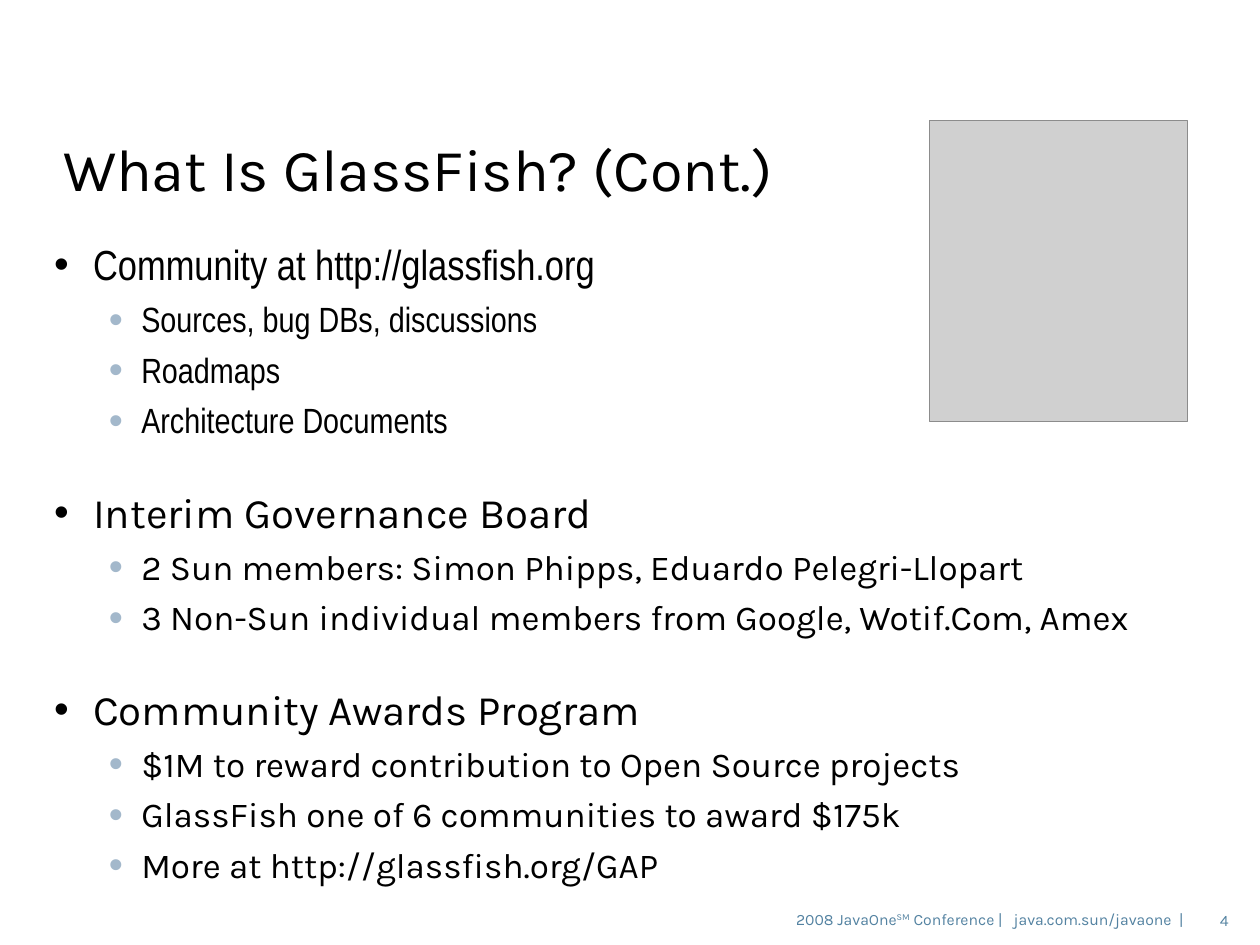
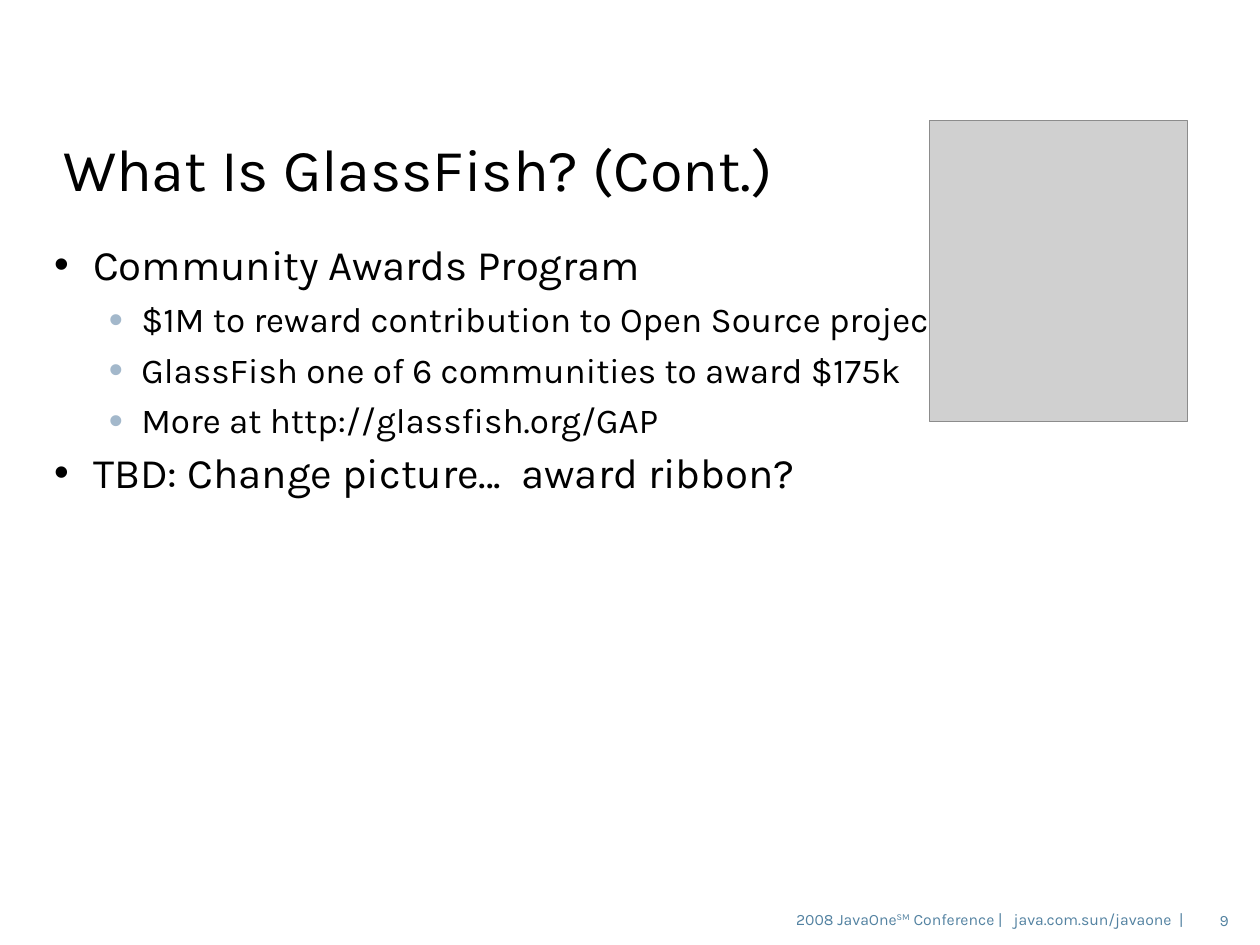
Before and after one commit to javaee/glassfish, a slide deck: slide 9 of v3/admingui/j1plugin/gfplugin/4520_gfplugin.odp (slide 4 before the commit). Drawn at 1260x945 pixels with LibreOffice and Linux fonts; fonts in the diff are those of the drawing; grey boxes stand for pictures; background and template pictures are left out. Boxes give left, top, right and bottom in pixels: in the first picture for what was removed or moved away, otherwise in the second. Text is boxed around its words. In the diff, an @@ line names an element or a change of style, - is before the commit and + after.

```diff
--- a/v3/admingui/j1plugin/gfplugin/4520_gfplugin.odp
+++ b/v3/admingui/j1plugin/gfplugin/4520_gfplugin.odp
@@ text at [93, 249, 1129, 639]: paragraphs removed @@
-• Community at http://glassfish.org
-  • Sources, bug DBs, discussions
-  • Roadmaps
-  • Architecture Documents
-• Interim Governance Board
-  • 2 Sun members: Simon Phipps, Eduardo Pelegri-Llopart
-  • 3 Non-Sun individual members from Google, Wotif.Com, Amex
@@ text at [93, 459, 795, 499]: paragraph added @@
+• TBD: Change picture... award ribbon?
@@ page number at [1220, 916, 1229, 926]: text changed @@
-4
+9
```
Also in this commit, not shown: 17 other slides changed, 1 slide removed.
